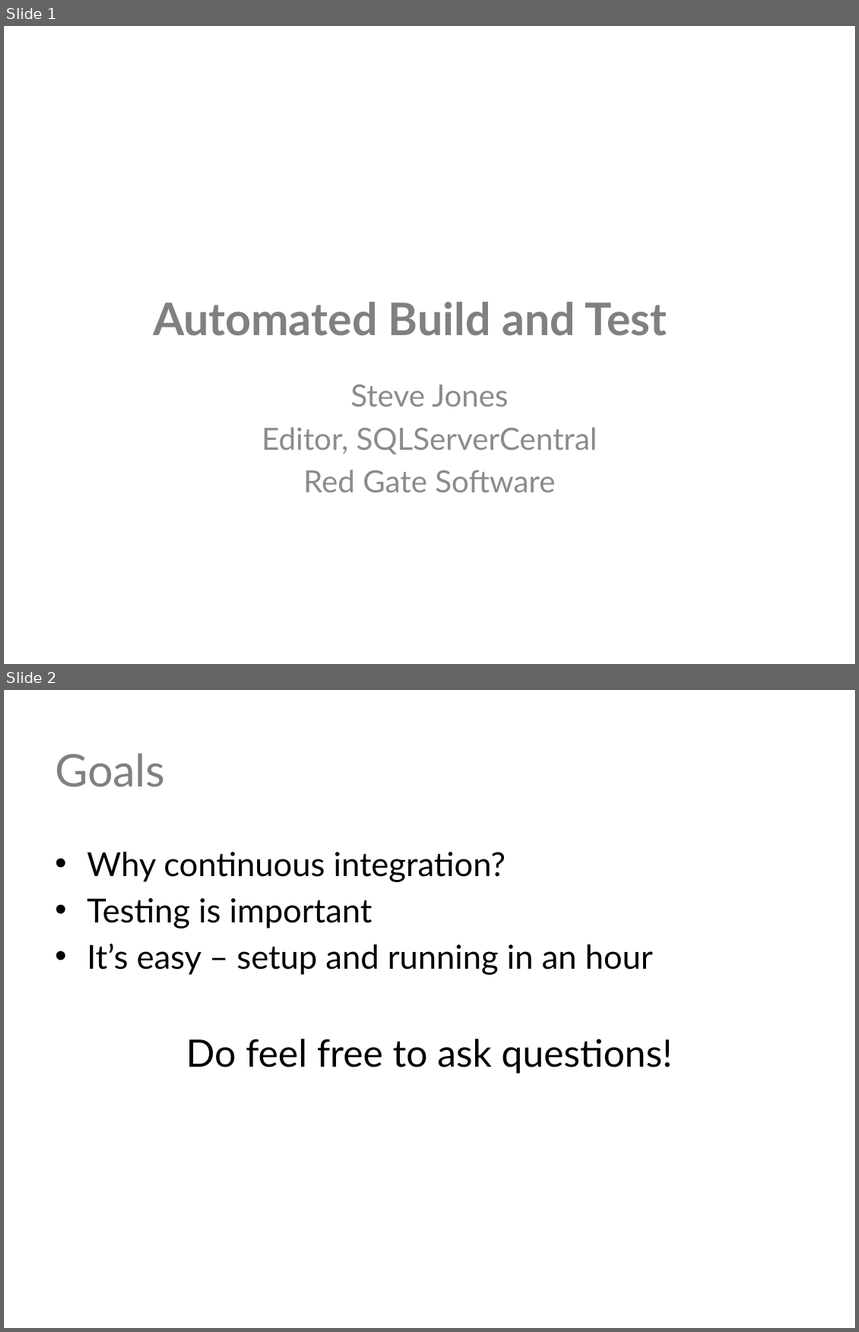
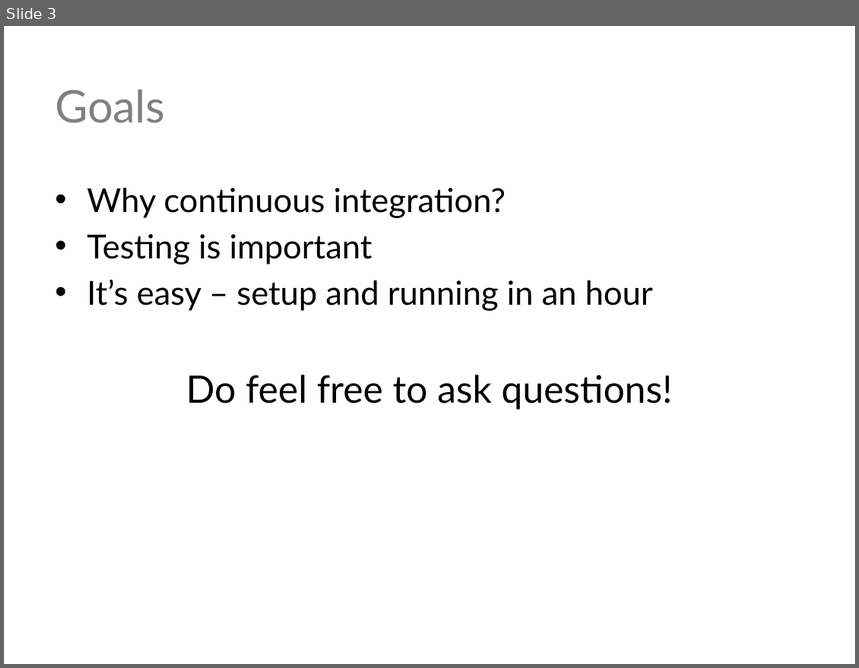
Before and after one commit to way0utwest/CIforDB, a slide deck: CI for Databases.pptx. Shown one above the other, each under a label of ours: slides 1 and 2 before the commit, slide 3 after it. The pictures are 859x1332 and 859x668 pixels, drawn with LibreOffice and Linux fonts; fonts in the diff are those of the drawing; background and template pictures are left out. Boxes give left, top, right and bottom in pixels: in the first picture for what was removed or moved away, otherwise in the second. Text is boxed around its words. In the diff, an @@ line names an element or a change of style, - is before the commit and + after.

Commit message:
Updated with Our Story
Added delivery pipline slides, added opening title slide, added Our
Story slides for demos.

```diff
--- a/CI for Databases.pptx
+++ b/CI for Databases.pptx
@@ slide 1 removed at <box>4,26,855,664</box>, background picture (left out) @@
@@ title removed at <box>153,302,667,336</box> @@
-Automated Build and Test
@@ subtitle removed at <box>262,385,598,493</box> @@
-Steve Jones
-Editor, SQLServerCentral
-Red Gate Software
@@ what was slide 2 is now slide 3 @@
```
Also in this commit, not shown: 9 slides added, 2 other slides removed.
